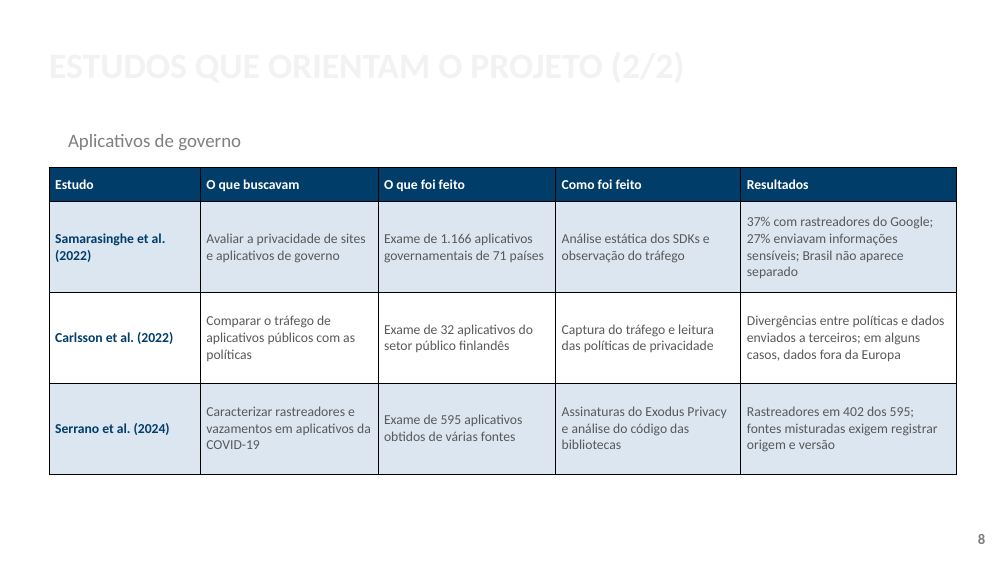
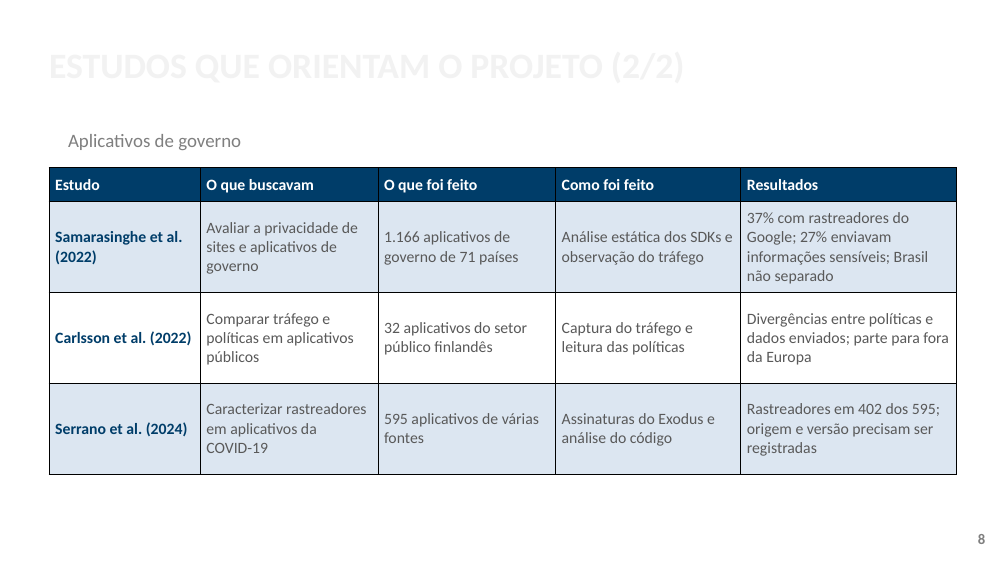
Before and after one commit to ClaudioAMF1/TCC, a slide deck: slide 8 of tcc/apresentacao/apresentacao-defesa-final.pptx. Drawn at 1008x567 pixels with LibreOffice and Linux fonts; fonts in the diff are those of the drawing; background and template pictures are left out. Boxes give left, top, right and bottom in pixels: in the first picture for what was removed or moved away, otherwise in the second. Text is boxed around its words. In the diff, an @@ line names an element or a change of style, - is before the commit and + after.

```diff
--- a/tcc/apresentacao/apresentacao-defesa-final.pptx
+++ b/tcc/apresentacao/apresentacao-defesa-final.pptx
@@ table at (x1=49, y1=168, x2=957, y2=474) @@
-row 2, column 3: Exame de 1.166 aplicativos governamentais de 71 países
+row 2, column 3: 1.166 aplicativos de governo de 71 países
-row 2, column 5: 37% com rastreadores do Google; 27% enviavam informações sensíveis; Brasil não aparece separado
+row 2, column 5: 37% com rastreadores do Google; 27% enviavam informações sensíveis; Brasil não separado
-row 3: Carlsson et al. (2022) | Comparar o tráfego de aplicativos públicos com as políticas | Exame de 32 aplicativos do setor público finlandês | Captura do tráfego e leitura das políticas de privacidade | Divergências entre políticas e dados enviados a terceiros; em alguns casos, dados fora da Europa
+row 3: Carlsson et al. (2022) | Comparar tráfego e políticas em aplicativos públicos | 32 aplicativos do setor público finlandês | Captura do tráfego e leitura das políticas | Divergências entre políticas e dados enviados; parte para fora da Europa
-row 4: Serrano et al. (2024) | Caracterizar rastreadores e vazamentos em aplicativos da COVID-19 | Exame de 595 aplicativos obtidos de várias fontes | Assinaturas do Exodus Privacy e análise do código das bibliotecas | Rastreadores em 402 dos 595; fontes misturadas exigem registrar origem e versão
+row 4: Serrano et al. (2024) | Caracterizar rastreadores em aplicativos da COVID-19 | 595 aplicativos de várias fontes | Assinaturas do Exodus e análise do código | Rastreadores em 402 dos 595; origem e versão precisam ser registradas
@@ size 13 to 15 pt in "Estudo", "O que buscavam", "O que foi feito", "Como foi feito" and 6 more places @@
```
Also in this commit, not shown: 18 other slides changed, 1 slide removed, 15 other files.
